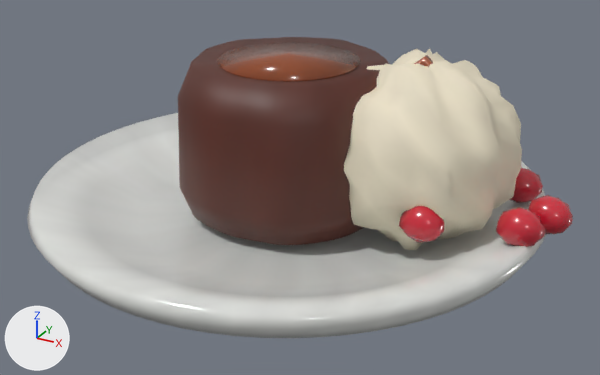
The glTF model public/demo-models/petit-gateau.glb, before and after one commit.
The view is the same before and after, from a 50 mm camera at (0.1095, -0.1981, 0.1128) aimed at (0.0031, -0.0046, 0.016). The lights are fixed; the arrows at lower left show +X, +Y and +Z. The picture after the commit comes second. Where no turn or scale is listed for an object, it has been applied to the vertices. Vertices at exactly the same position are counted once.

In view in the first picture: 'Fruta_vermelha', 'Petit_gateau', 'Prato006', 'Recheio_liquido', 'Sorvete001'.
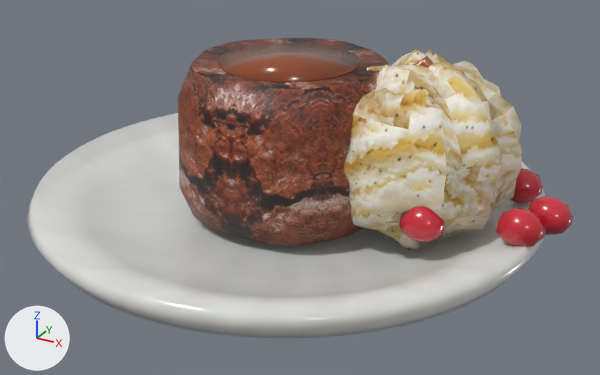
ob_petit_gateau is not drawn itself; it is the parent of ob_realistic_petit_gateau.

Where the newer file only moved an object's origin or applied its transform, the numbers keep the older frame.

Boxes (x1, y1, x2, y2) around the edits, measured in the pictures (600 x 375 px; the box of a moved part takes in the faces that stretch with it):
'Prato006', rescaled
    both: (27, 113, 546, 338)
'Petit_gateau', surface changed, recoloured, rescaled
    before: (178, 37, 389, 245)
    after: (178, 38, 389, 245)
'Sorvete001', surface changed, moved (white to brown)
    before: (344, 48, 522, 250)
    after: (344, 49, 522, 250)
'Recheio_liquido', rescaled
    before: (217, 42, 433, 81)
    after: (217, 43, 433, 82)
part 3 of me_mesh_4, moved or reshaped
    before: (344, 48, 522, 236)
    after: (344, 49, 522, 235)

The change, as a list of edits to the scene's bpy script:
```text
Add img_image_2:
    img_image_2 = load_image('Image_2', '_unpacked/Image_2', 256, 256, 'sRGB')
Add img_image_0:
    img_image_0 = load_image('Image_0', '_unpacked/Image_0', 256, 256, 'sRGB')
Change mat_real_chocolate:
    remove n2 = _N.new('ShaderNodeVertexColor'); n2.name = 'Color Attribute'
    add n3 = _N.new('ShaderNodeTexImage'); n3.name = 'Image Texture'
    add n3.image = img_image_0
    add n3.extension = 'MIRROR'
    where n0 = _N.new('ShaderNodeBsdfPrincipled'); n0.name = 'Principled BSDF'
    remove _L.new(n2.outputs[0], n0.inputs[0])  # 'Color' to 'Base Color'
    add _L.new(n3.outputs[0], n0.inputs[0])  # 'Color' to 'Base Color'
Change mat_real_sorvete:
    remove n2 = _N.new('ShaderNodeVertexColor'); n2.name = 'Color Attribute'
    add n3 = _N.new('ShaderNodeTexImage'); n3.name = 'Image Texture'
    add n3.image = img_image_2
    add n3.extension = 'MIRROR'
    where n0 = _N.new('ShaderNodeBsdfPrincipled'); n0.name = 'Principled BSDF'
    remove _L.new(n2.outputs[0], n0.inputs[0])  # 'Color' to 'Base Color'
    add _L.new(n3.outputs[0], n0.inputs[0])  # 'Color' to 'Base Color'
Change me_mesh_1:
    where me_mesh_1.from_pydata(...)  # 384 vertices, 640 faces; spans x -0.0319..0.0323, y -0.0315..0.0327, z 0.0089..0.0521
    used by ob_petit_gateau_1; parent = ob_petit_gateau_001; location = (0.0, 0.0, 0.0)
    me_mesh_1 part 1: texture (UV) coordinates changed
    me_mesh_1 part 2: vertex colours changed
Change me_mesh_4:
    used by ob_sorvete001; location = (0.035, 0.006, 0.03)
    remove me_mesh_4.from_pydata(...)  # 482 vertices, 960 faces; spans x -0.0285..0.0281, y -0.028..0.0262, z -0.0274..0.0273
    add me_mesh_4.from_pydata(...)  # 482 vertices, 960 faces; spans x -0.0285..0.0281, y -0.028..0.0262, z -0.0274..0.027
    me_mesh_4 part 3: the whole mesh is scaled about its middle by (1, 1, 0.996), then moved by (0.0, 0.0, -0.0001)
Change ob_petit_gateau:
    ob_petit_gateau.scale: (1.0, 1.0, 1.0) -> (1.0, 1.0, 0.996)
```
